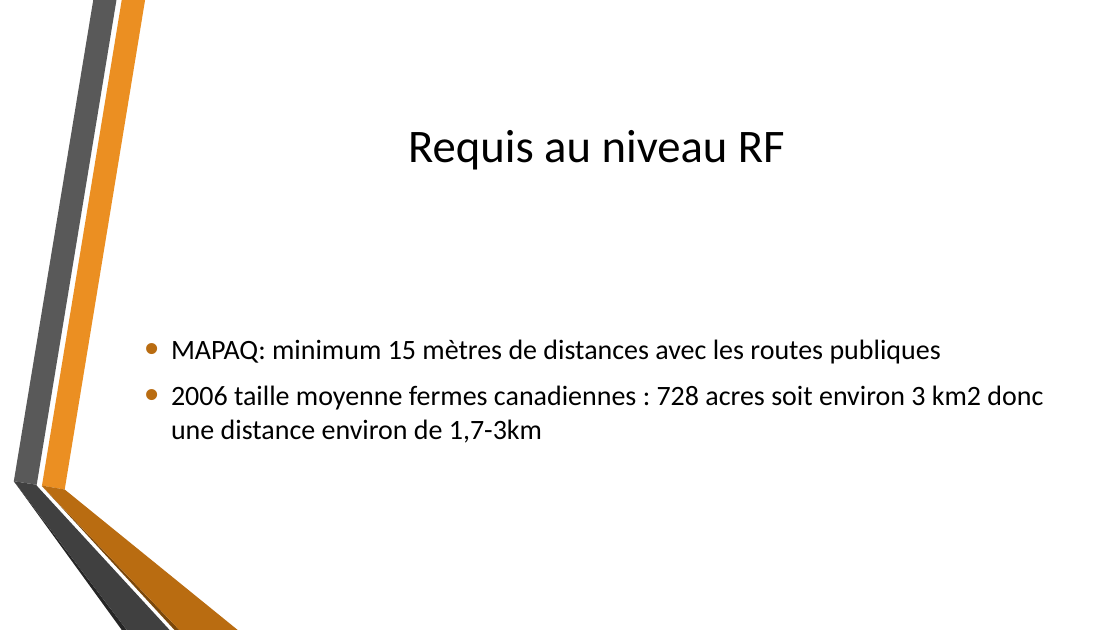
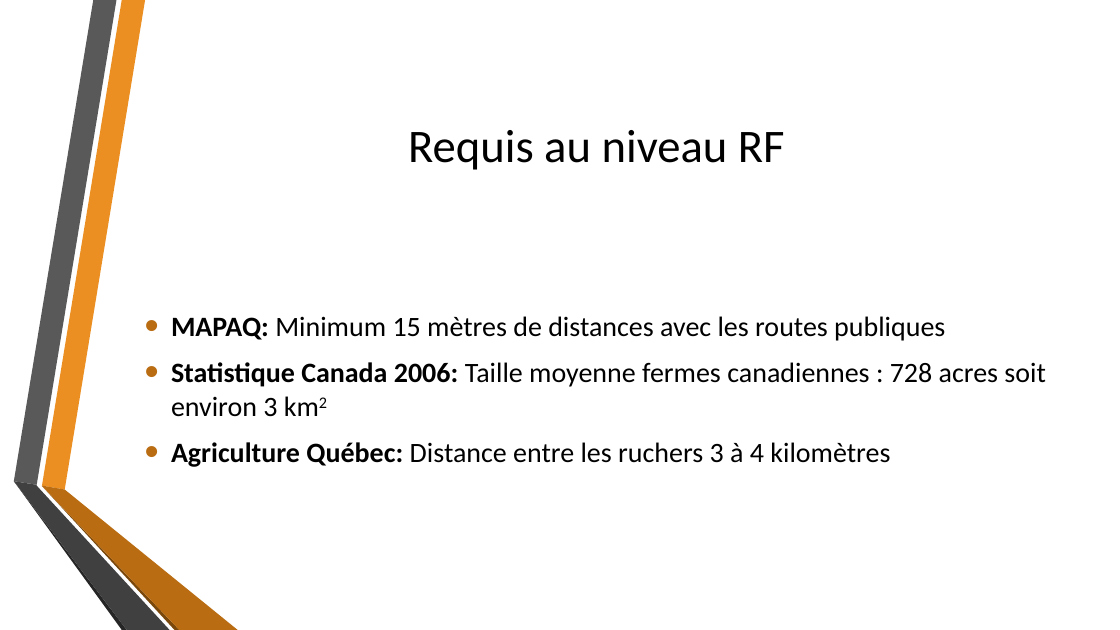
Before and after one commit to fisj2002/Projet_S6_Documentation, a slide deck: slide 9 of Dossier de Conception.pptx (slide 5 before the commit). Drawn at 1120x630 pixels with LibreOffice and Linux fonts; fonts in the diff are those of the drawing; background and template pictures are left out. Boxes give left, top, right and bottom in pixels: in the first picture for what was removed or moved away, otherwise in the second. Text is boxed around its words. In the diff, an @@ line names an element or a change of style, - is before the commit and + after.

Commit message:
Ajout partie requis RF

```diff
--- a/Dossier de Conception.pptx
+++ b/Dossier de Conception.pptx
@@ text at [171, 316, 1045, 467]: text changed @@
-• MAPAQ: minimum 15 mètres de distances avec les routes publiques
-• 2006 taille moyenne fermes canadiennes : 728 acres soit environ 3 km2 donc une distance environ de 1,7-3km
+• MAPAQ: Minimum 15 mètres de distances avec les routes publiques
+• Statistique Canada 2006: Taille moyenne fermes canadiennes : 728 acres soit environ 3 km2
+• Agriculture Québec: Distance entre les ruchers 3 à 4 kilomètres
```
Also in this commit, not shown: 2 other slides changed, 5 slides added, 1 other file.
